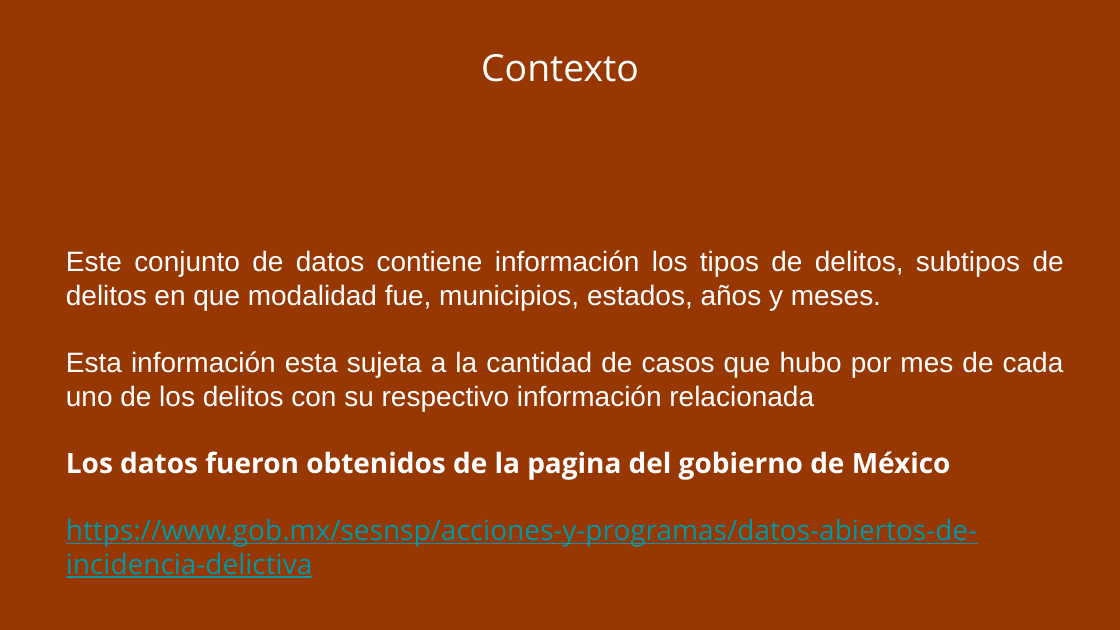
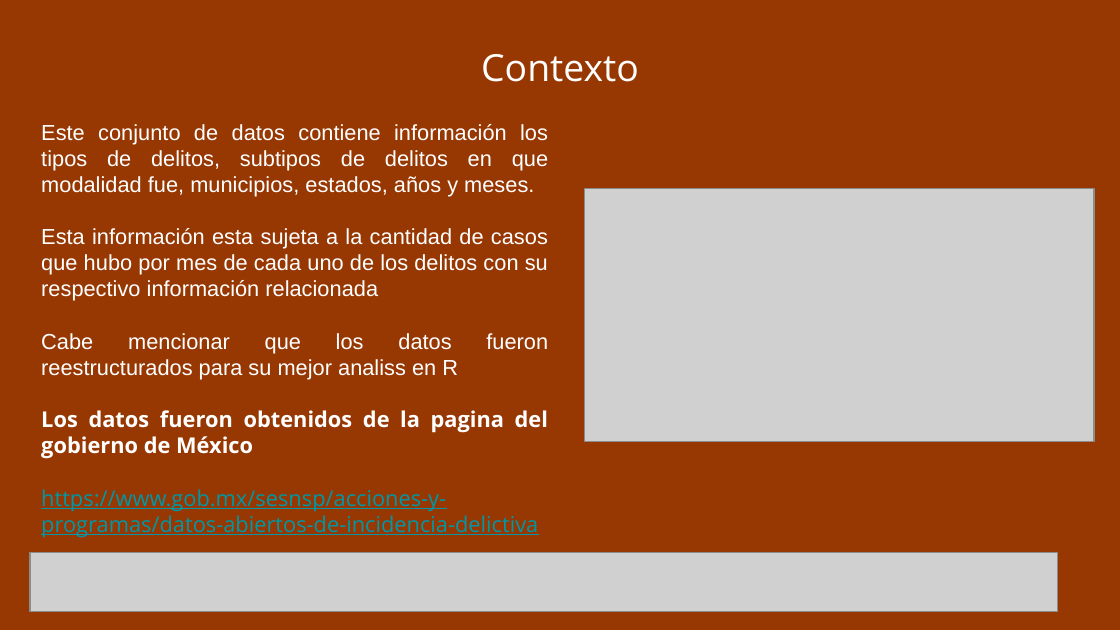
Before and after one commit to isaiguti/Demo-Day-Programacion-y-Estadistica-con-R, a slide deck: slide 4 of presentacion/DataAnalysis Violencia en Mexico.pptx. Drawn at 1120x630 pixels with LibreOffice and Linux fonts; fonts in the diff are those of the drawing; grey boxes stand for pictures. Boxes give left, top, right and bottom in pixels: in the first picture for what was removed or moved away, otherwise in the second. Text is boxed around its words. In the diff, an @@ line names an element or a change of style, - is before the commit and + after.

Commit message:
Update

```diff
--- a/presentacion/DataAnalysis Violencia en Mexico.pptx
+++ b/presentacion/DataAnalysis Violencia en Mexico.pptx
@@ text "Este conjunto de datos contiene ...": place and size @@
-text "Este conjunto de datos contiene ..." at <box>66,250,1064,578</box>
+text "Este conjunto de datos contiene ..." at <box>41,124,548,537</box>
@@ text at <box>41,124,548,537</box>: size 18 to 14 pt in "Este conjunto de datos contiene información los ...", "Esta información esta sujeta a la cantidad ...", "Los datos fueron obtenidos de la pagina ...", "https://www.gob.mx/sesnsp/acciones-y-programas/datos-abierto ..." @@
@@ picture added at <box>585,188,1094,441</box> @@
@@ text at <box>41,333,458,380</box>: paragraph added @@
+Cabe mencionar que los datos fueron reestructurados para su mejor analiss en R
@@ picture added at <box>30,552,1057,612</box> @@
```
